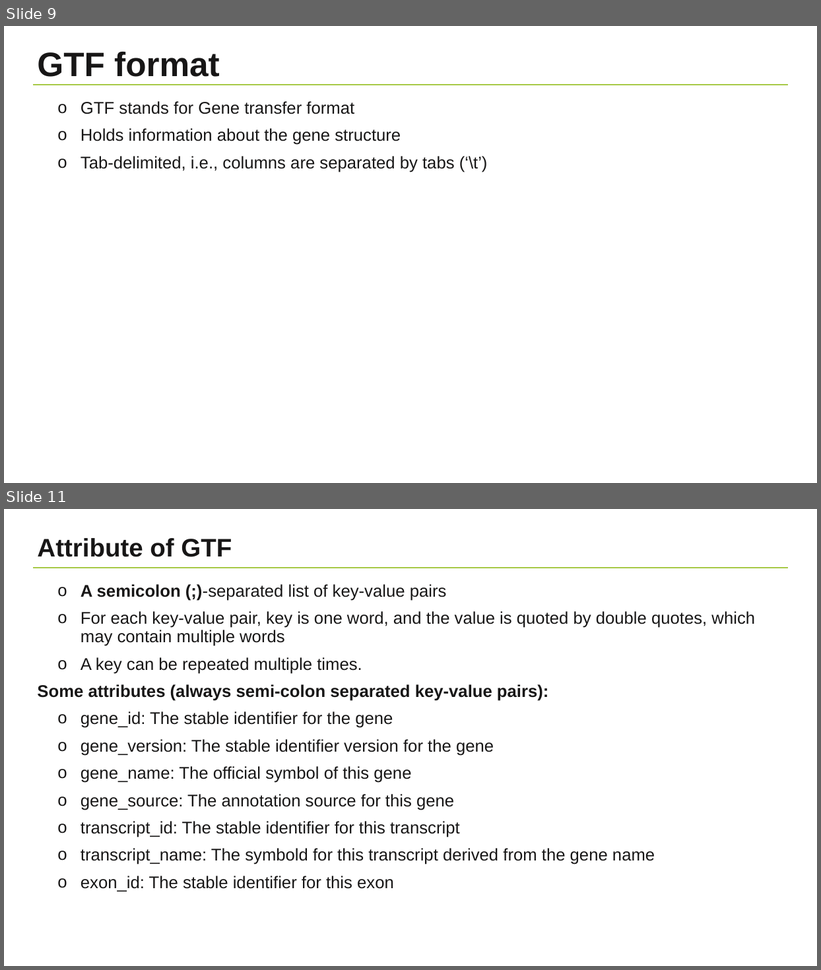
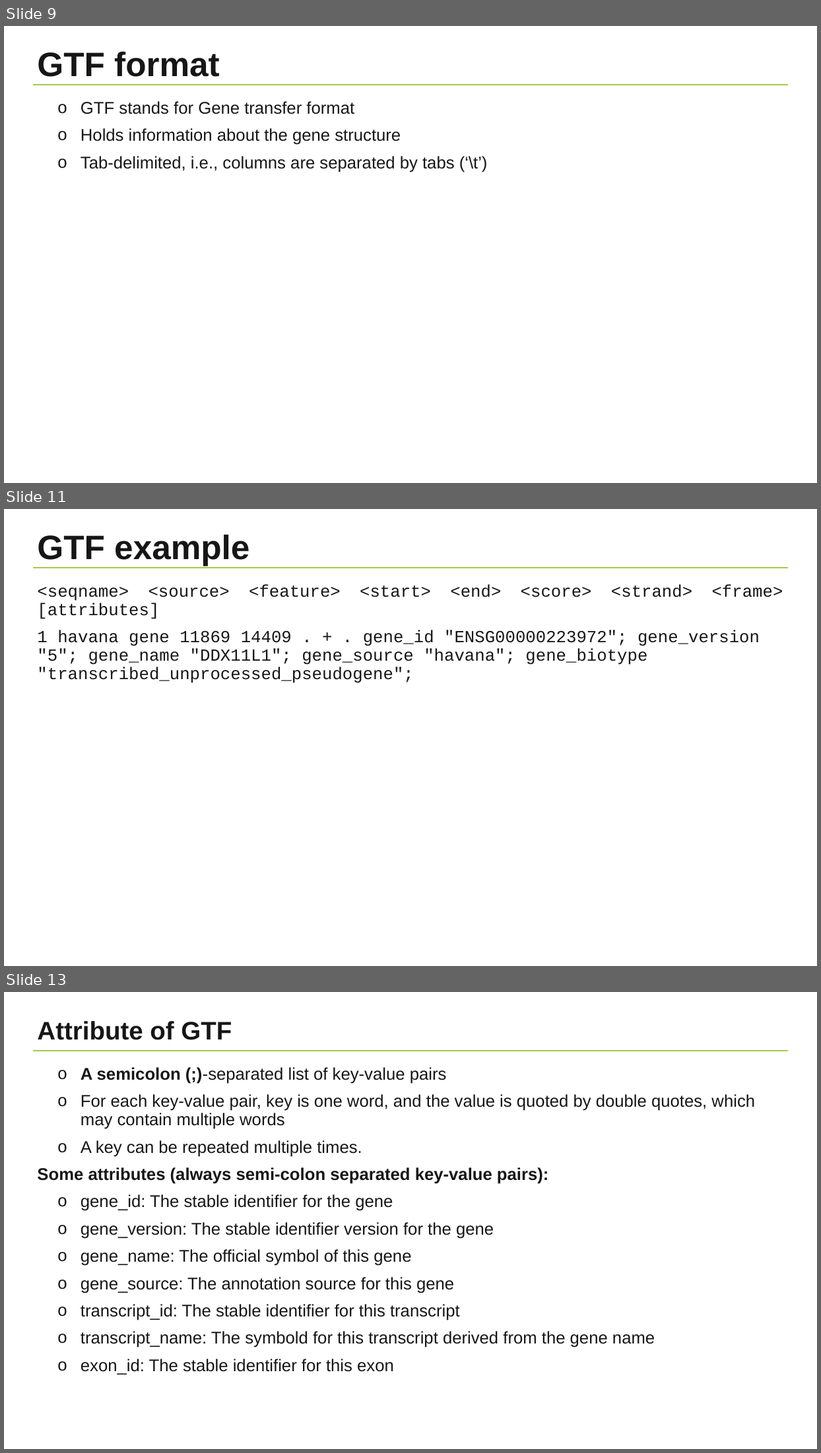
Before and after one commit to NBISweden/workshop-python, a slide deck: lectures/Project.pptx. Shown one above the other, each under a label of ours: slides 9 and 11 before the commit, slides 9, 11 and 13 after it; the slides between them are not shown. The pictures are 821x970 and 821x1453 pixels, drawn with LibreOffice and Linux fonts; fonts in the diff are those of the drawing; background and template pictures are left out. Boxes give left, top, right and bottom in pixels: in the first picture for what was removed or moved away, otherwise in the second. Text is boxed around its words. In the diff, an @@ line names an element or a change of style, - is before the commit and + after.

```diff
--- a/lectures/Project.pptx
+++ b/lectures/Project.pptx
@@ slide 11 added at bbox=[4, 509, 817, 966], background #FFFFFF; not listed: 1 template element that a slide beside it also shows @@
@@ title added at bbox=[37, 534, 250, 566], 40 pt, text #171616, bold @@
+GTF example
@@ text added at bbox=[37, 584, 783, 683], 20 pt, text #171616 @@
+<seqname> <source> <feature> <start> <end> <score> <strand> <frame> [attributes]
+1 havana gene 11869 14409 . + . gene_id "ENSG00000223972"; gene_version "5"; gene_name "DDX11L1"; gene_source "havana"; gene_biotype "transcribed_unprocessed_pseudogene";
@@ what was slide 11 is now slide 13 @@
```
Also in this commit, not shown: 4 slides changed, 1 other file.
